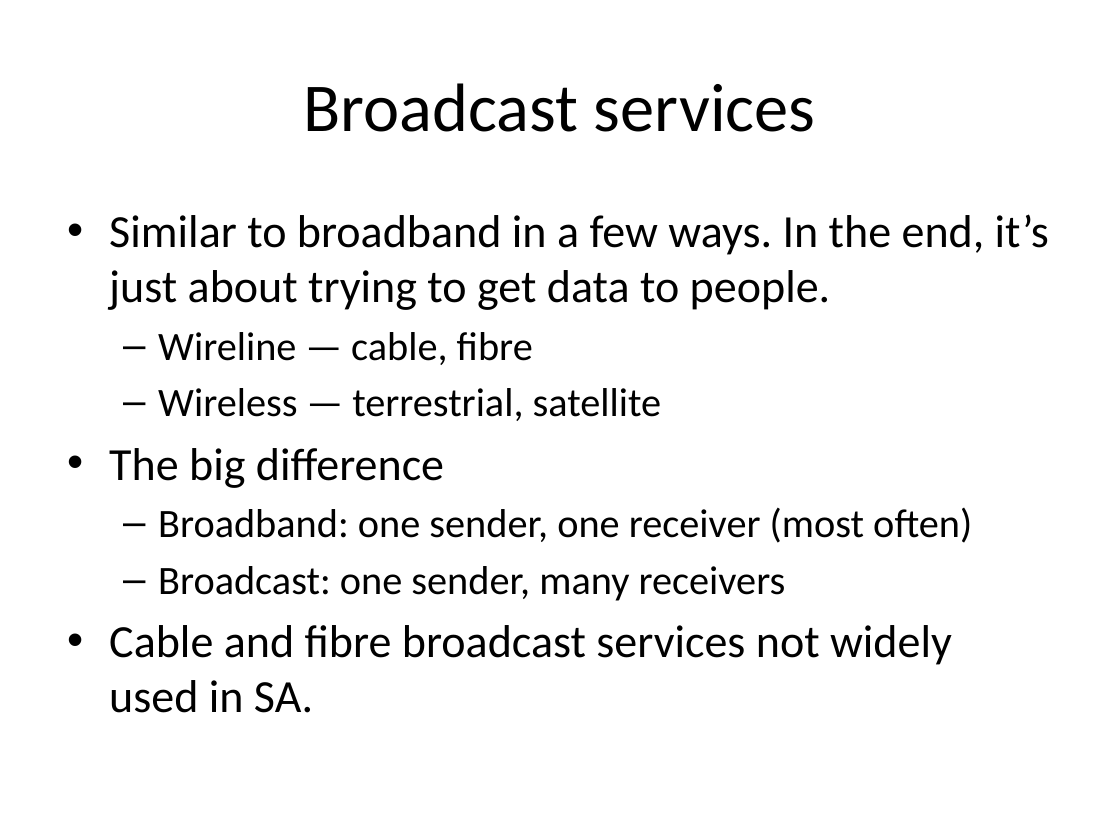
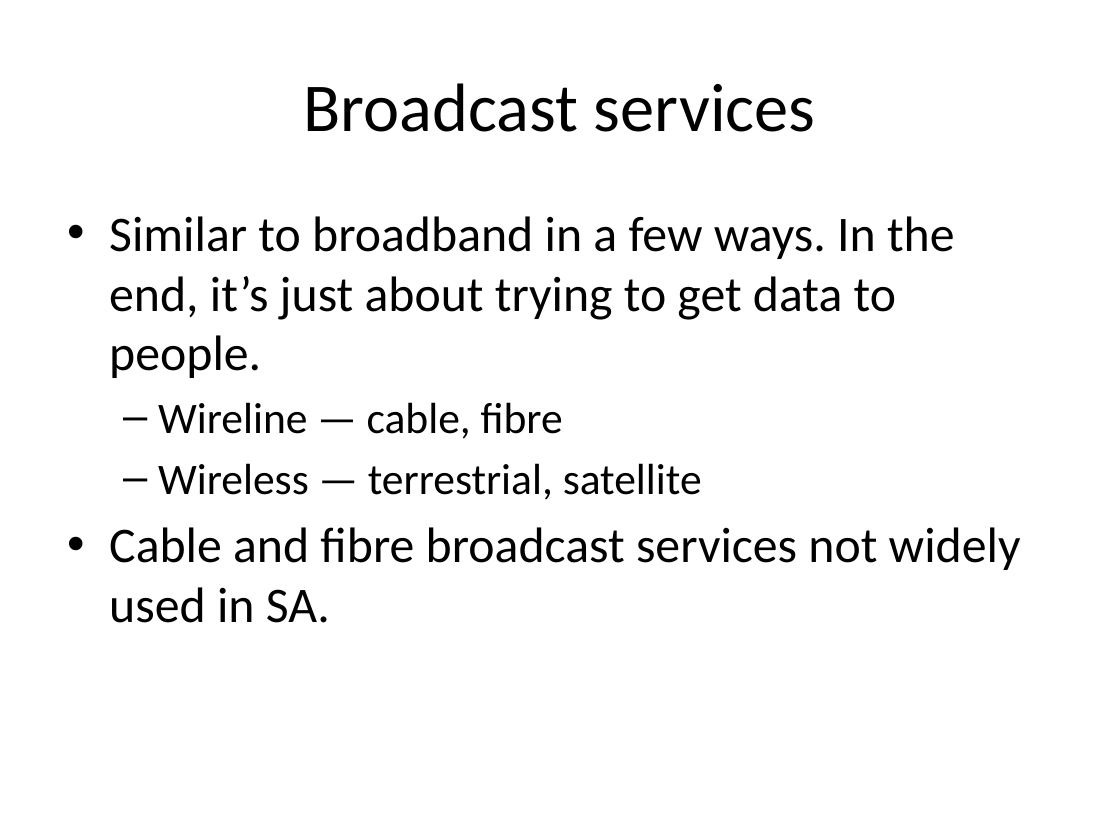
Before and after one commit to sigstart/sigstart.github.io, a slide deck: slide 3 of tv-broadcasting/TV broadcasting presentation outline.pptx. Drawn at 1120x840 pixels with LibreOffice and Linux fonts; fonts in the diff are those of the drawing. Boxes give left, top, right and bottom in pixels: in the first picture for what was removed or moved away, otherwise in the second. Text is boxed around its words. In the diff, an @@ line names an element or a change of style, - is before the commit and + after.

Commit message:
Simplifications and improvements to TV Broadcasting training slides

```diff
--- a/tv-broadcasting/TV broadcasting presentation outline.pptx
+++ b/tv-broadcasting/TV broadcasting presentation outline.pptx
@@ text "Similar to broadband in a ..." at (109, 216, 1021, 623): size 29.6 to 32 pt in "Similar to broadband in a few ways. ...", "Cable and fibre broadcast services not widely ..."; size 25.9 to 28 pt in "Wireline — cable, fibre", "Wireless — terrestrial, satellite" @@
@@ text at (109, 448, 972, 601): paragraphs removed @@
-• The big difference
-  – Broadband: one sender, one receiver (most often)
-  – Broadcast: one sender, many receivers
```
Also in this commit, not shown: 5 other slides changed, 3 slides added, 1 slide removed, 1 other file.
